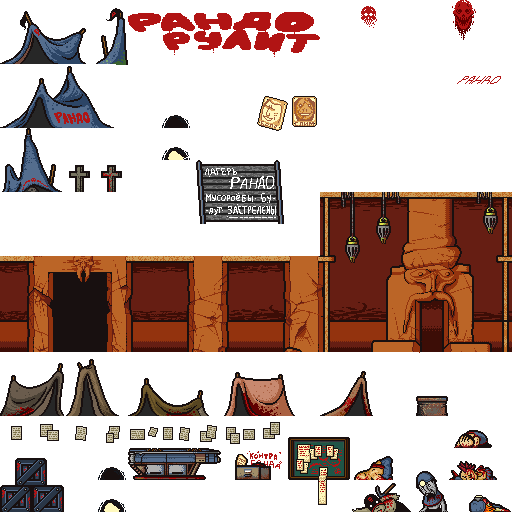
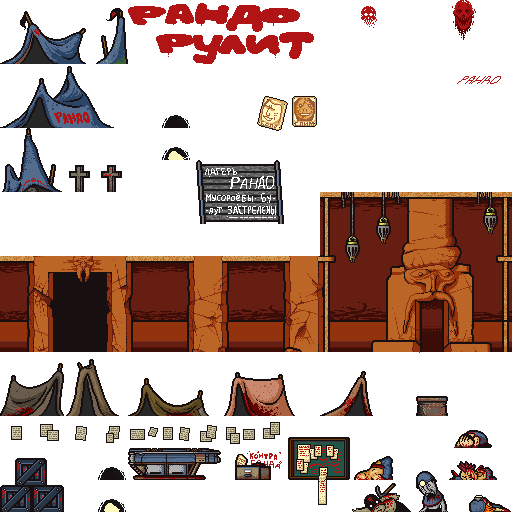
Two versions of the same layered image (512x512). Layer-by-layer changes:
removed layer "Переаод" over [116, 3, 320, 65]
added layer "Layer 2" above "Перевод" over [128, 3, 314, 64]
added layer "Перевод" above "Оригинал" over [116, 3, 320, 65]
